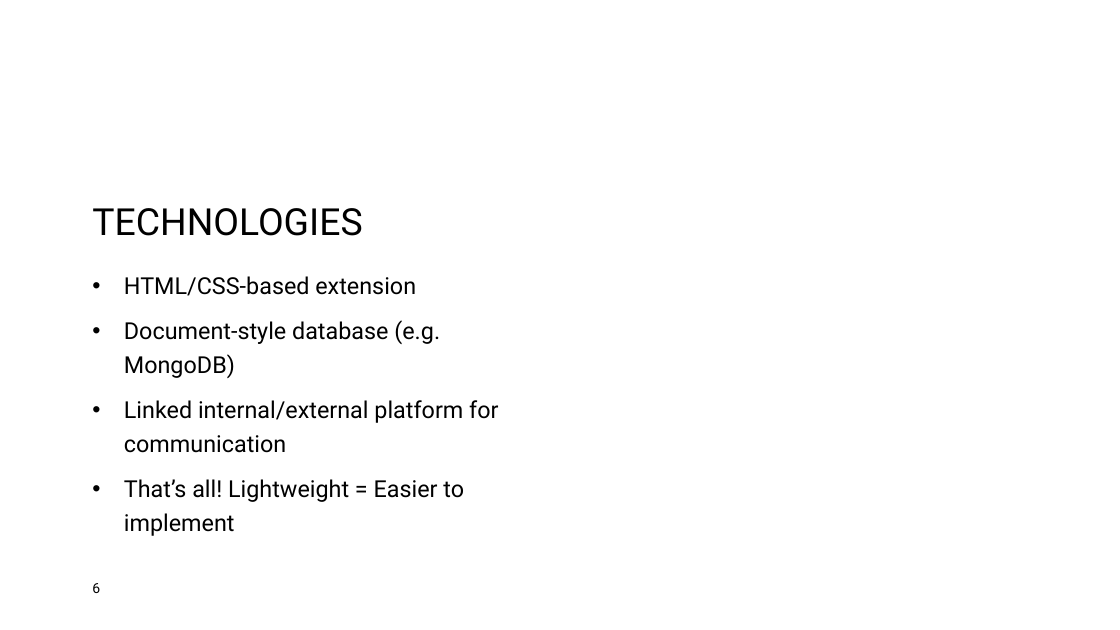
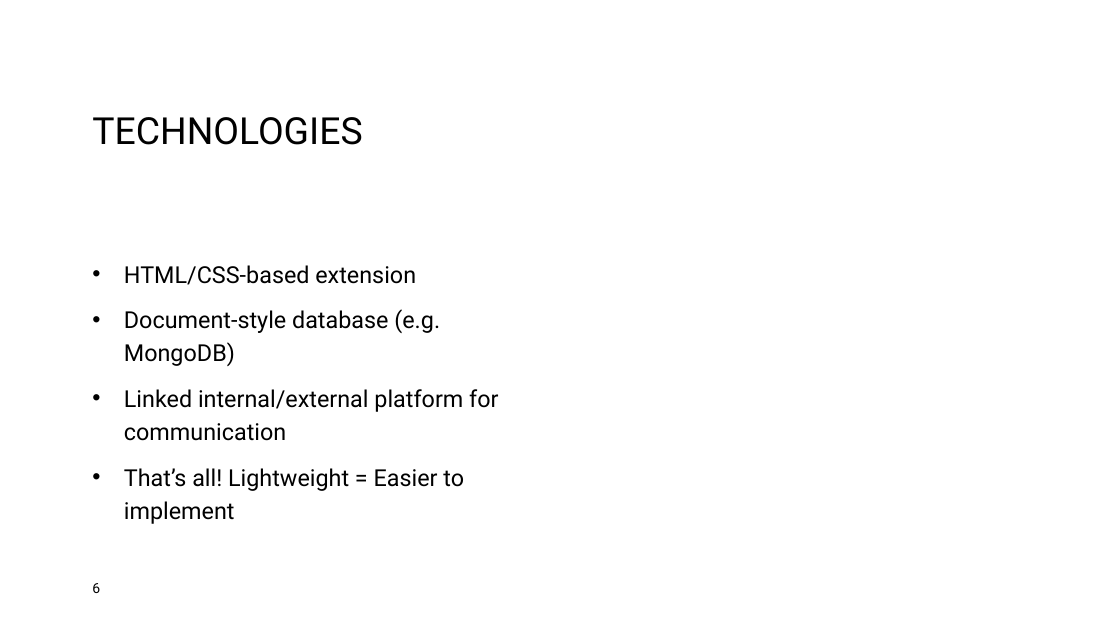
Before and after one commit to IntrixTheName/Error404, a slide deck: slide 6 of Azul Connect.pptx. Drawn at 1120x630 pixels with LibreOffice and Linux fonts; fonts in the diff are those of the drawing; background and template pictures are left out. Boxes give left, top, right and bottom in pixels: in the first picture for what was removed or moved away, otherwise in the second. Text is boxed around its words. In the diff, an @@ line names an element or a change of style, - is before the commit and + after.

```diff
--- a/Azul Connect.pptx
+++ b/Azul Connect.pptx
@@ title "TECHNOLOGIES" at box(92, 117, 362, 145): vertical alignment bottom to middle @@
@@ text "HTML/CSS-based extension": place and size @@
-text "HTML/CSS-based extension" at box(124, 276, 498, 536)
+text "HTML/CSS-based extension" at box(124, 265, 498, 524)
```
Also in this commit, not shown: 2 other slides changed, 4 slides added.
